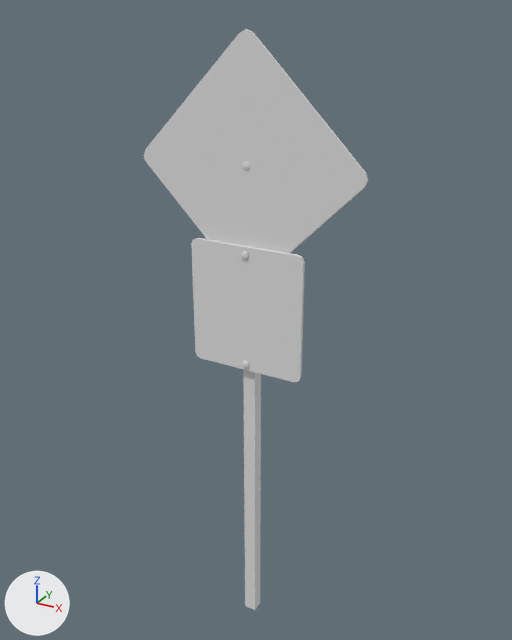
What one commit did to the Blender file models/gilman/sign_bump_001/sign_bump_001.blend.
The view is the same before and after, from a 50 mm lens placed at (1.77, -3.18, 3.7), pointed at (-0.02, 0.09, 2.06). The axes (+X, +Y, +Z) are drawn at lower left. The lights are the same throughout.

The first picture shows 'sign_bump_001'.
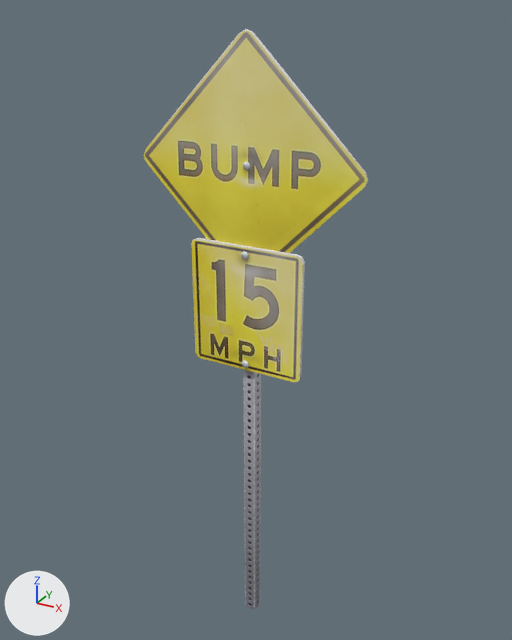
Edits to the scene script, one JSON object a line:
```json
{"op": "add", "block": "img_sign_bump_001_tx512_png", "code": ["img_sign_bump_001_tx512_png = load_image('sign_bump_001_tx512.png', 'sign_bump_001_tx512.png', 512, 512, 'Non-Color')"]}
{"op": "add", "block": "mat_material", "code": ["mat_material = principled_material('Material')", "mat_material.texture = img_sign_bump_001_tx512_png"]}
{"block": "me_sign_bump_001", "where": "me_sign_bump_001.from_pydata(...)  # 111 vertices, 102 faces; spans x -0.64..0.64, y -0.09..0.04, z 0.0..3.61"}
{"op": "remove", "block": "me_sign_bump_001", "code": "me_sign_bump_001.materials.append(mat_sign_bump_001_tex)  # light grey #e1e1e1"}
{"op": "add", "block": "me_sign_bump_001", "code": "me_sign_bump_001.materials.append(mat_material)  # picture img_sign_bump_001_tx512_png"}
```

Changed parts and their boxes [x1, y1, x2, y2] in the pictures (512 x 640 px):
```json
{"object": "sign_bump_001", "change": "recoloured", "before": [144, 29, 368, 610], "after": [144, 29, 368, 610], "on screen": "grey to yellow"}
```
